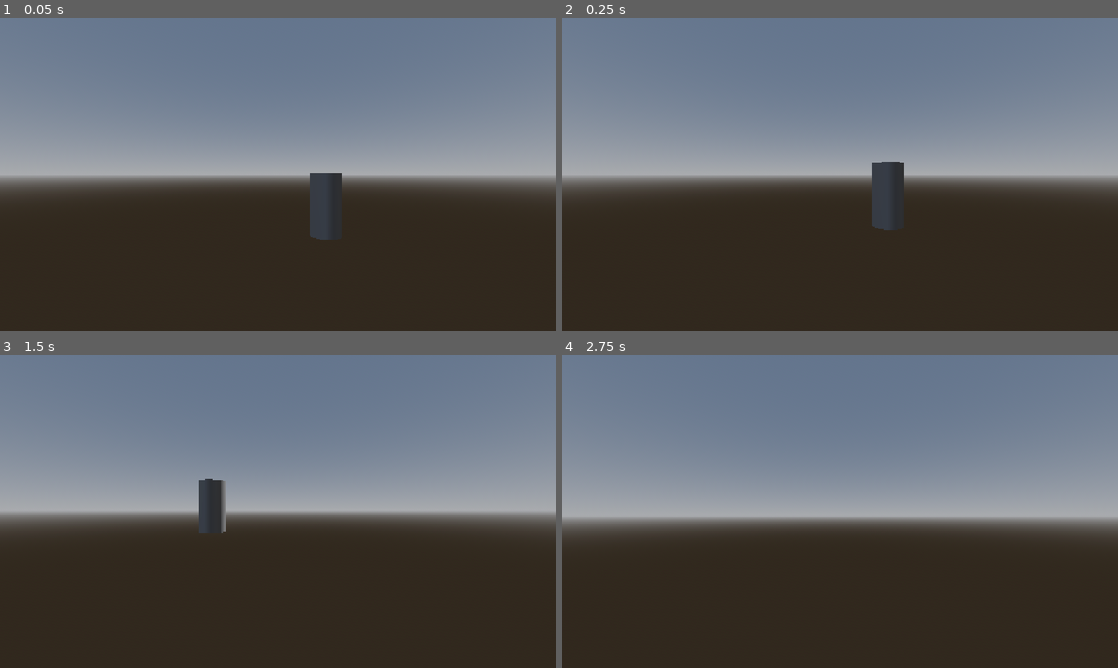
Above: before the commit, frames 1-4 (two rows, left to right).
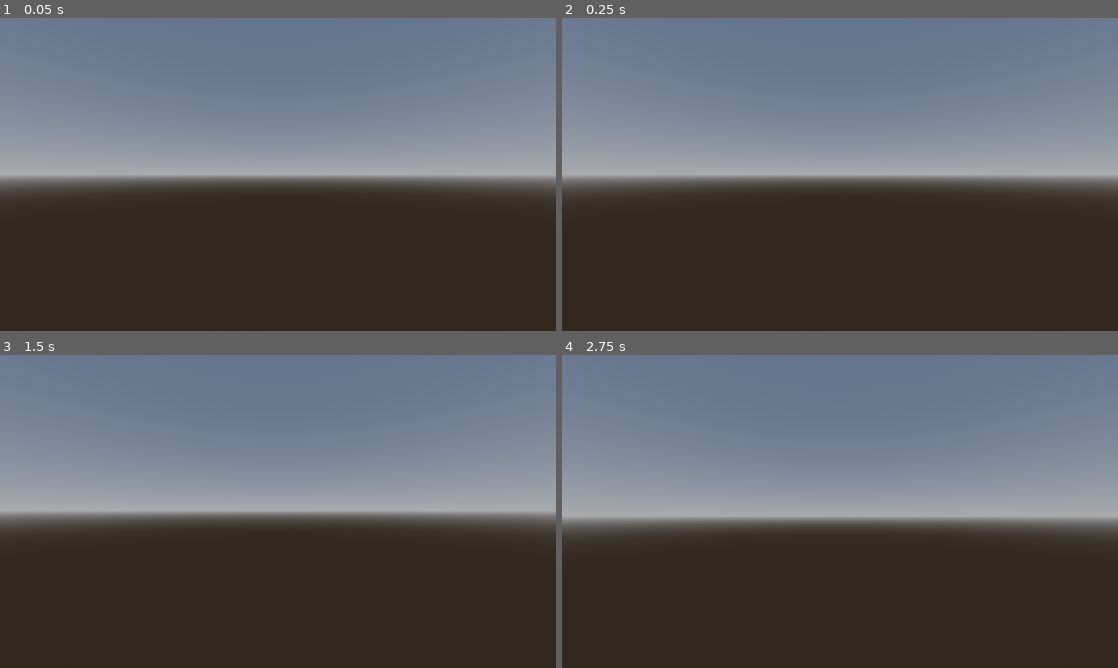
Above: after the commit, the same moments.

Repository: MarioSuper999/Godot_Dih_Mah_Tih
Game: Godot game, scene res://scenes/game.tscn
Same seed, same stepped clock (60 frames per second), same inputs: the game is played once before the commit and once after it.
Inputs (mouse positions are in pixels of both pictures, inside the frame that each line leads up to):
- Up to frame 1 (0.05 s): no input
- Up to frame 2 (0.25 s): no input
- Up to frame 3 (1.5 s): move the mouse to (400, 495) at 0.52 s; hold D (input_right) 0.53-1.28 s; tap Shift (input_sprint) at 0.6, 1.35 s; click (400, 495) at 0.67 s; tap Space (input_jump) at 0.77 s; move the mouse to (250, 511) at 1.27 s; hold W (input_forward) from 1.28 s (still down)
- Up to frame 4 (2.75 s): keep holding W (input_forward); tap Space (input_jump) at 1.52 s; move the mouse to (851, 505) at 2.02 s; tap Shift (input_sprint) at 2.1 s

The runs differ from the first frame. In frame 1, 0.8% of the frame differs, in the area x 55-62%, y 49-71%; in frame 2, 0.9%, in the area x 55-62%, y 46-68%; in frame 3, 0.7%; in frame 4, nothing differs.

Commit message:
ok zwischenstand enemy

Diff:
--- /dev/null
+++ b/scenes/character_body_3d.tscn
@@ -0,0 +1,26 @@
+[gd_scene format=3 uid="uid://d3g4kghutta6l"]
+
+[ext_resource type="Script" uid="uid://cq7j66atqih8i" path="res://scripts/Enemy-Scripts.gd" id="1_cvunv"]
+
+[sub_resource type="StandardMaterial3D" id="StandardMaterial3D_c40bg"]
+albedo_color = Color(0.8949196, 0.24943894, 0.26633763, 1)
+
+[sub_resource type="CapsuleMesh" id="CapsuleMesh_yj7vy"]
+
+[sub_resource type="BoxShape3D" id="BoxShape3D_p8bru"]
+size = Vector3(1, 2, 1)
+
+[node name="CharacterBody3D" type="CharacterBody3D" unique_id=914218358]
+script = ExtResource("1_cvunv")
+
+[node name="MeshInstance3D" type="MeshInstance3D" parent="." unique_id=614507869]
+transform = Transform3D(1, 0, 0, 0, 1, 0, 0, 0, 1, 0, 1, 0)
+material_override = SubResource("StandardMaterial3D_c40bg")
+mesh = SubResource("CapsuleMesh_yj7vy")
+
+[node name="CollisionShape3D" type="CollisionShape3D" parent="." unique_id=1614553570]
+transform = Transform3D(1, 0, 0, 0, 1, 0, 0, 0, 1, 0, 1, 0)
+shape = SubResource("BoxShape3D_p8bru")
+debug_fill = false
+
+[node name="NavigationAgent3D" type="NavigationAgent3D" parent="." unique_id=1404580539]
--- a/scenes/game.tscn
+++ b/scenes/game.tscn
@@ -16,8 +16,6 @@
 
 [sub_resource type="WorldBoundaryShape3D" id="WorldBoundaryShape3D_yj7vy"]
 
-[sub_resource type="CylinderMesh" id="CylinderMesh_yj7vy"]
-
 [node name="Game" type="Node3D" unique_id=1776949651]
 
 [node name="WorldEnvironment" type="WorldEnvironment" parent="." unique_id=998541414]
@@ -34,7 +32,3 @@
 
 [node name="CollisionShape3D" type="CollisionShape3D" parent="StaticBody3D" unique_id=976992545]
 shape = SubResource("WorldBoundaryShape3D_yj7vy")
-
-[node name="MeshInstance3D" type="MeshInstance3D" parent="." unique_id=479322863]
-transform = Transform3D(1, 0, 0, 0, 1, 0, 0, 0, 1, 1.7627835, 1.210145, -6.724827)
-mesh = SubResource("CylinderMesh_yj7vy")
--- a/scripts/Enemy-Scripts.gd
+++ b/scripts/Enemy-Scripts.gd
@@ -1,14 +1,69 @@
-extends Node
+extends CharacterBody3D
+
+@export var base_speed : float = 5.0
+@export var sprint_speed : float = 7.5
+
+@onready var nav_agent = $NavigationAgent3D
+
 var behavioral_attributes := ["normal","lurking","aggressive","semi_random"]
-var actional_attributes := ["venting","checking","running","crawling","climbing"]
+var actional_attributes := ["venting","checking","running","crawling","climbing","sight"]
 var scary_attributes := ["mimicry","paranoia","schizophrenia"]
+var current_attributes := []
 
-var current_behavior : String
-
+var current_behavior : String = behavioral_attributes.pick_random()
+var is_spawned : bool = false
+var has_target : bool = false
+var move_speed : float = 5.0
 
 func _ready() -> void:
-	current_behavior = behavioral_attributes.pick_random()
-
-
+	pass
 func _process(delta: float) -> void:
 	pass
+func _physics_process(delta: float) -> void:
+	if has_target:
+		var current_location = global_transform.origin
+		var next_location = nav_agent.get_next_location()
+		var new_velocity = (next_location - current_location).normalized() * move_speed
+		var rotation_speed : int = 4
+		var direction := global_position.direction_to(next_location)
+		var target_rotation := direction.signed_angle_to(Vector3.MODEL_FRONT, Vector3.DOWN)
+
+		if current_attributes.has("running") and target_in_running_range():
+			move_speed = sprint_speed
+		else:
+			move_speed = base_speed
+		velocity = new_velocity.move_toward(new_velocity, 0.33)
+		if abs(target_rotation - rotation.y) > deg_to_rad(60):
+			rotation_speed *= move_toward(1,5,0.2)
+		rotation.y = move_toward(rotation.y,target_rotation,delta * rotation_speed)
+	move_and_slide()
+
+# pathfinding functions here:
+func update_target_location(target_location):
+	nav_agent.set_target_location(target_location)
+func pathfinding():
+	pass
+func target_in_running_range():
+	pass
+
+# functions for actional attributes here:
+func venting():
+	pass
+func checking():
+	pass
+func running():
+	pass
+func crawling():
+	pass
+func climbing():
+	pass
+func sight():
+	pass
+
+# functions for scary attributes here:
+func mimicry():
+	pass
+func paranoia():
+	pass
+func schizophrenia():
+	pass
--- a/scripts/Movement.gd
+++ b/scripts/Movement.gd
@@ -4,7 +4,6 @@
 @export var can_jump : bool = true
 @export var can_sprint : bool = true
 @export var can_lerp : bool = true
-@export var flashlight_on : bool = true
 @export_group("Speeds")
 @export var base_speed : float = 7.0
 @export var smooth_speed := 17.5
@@ -22,6 +21,7 @@
 var weight_velocity : float = 0.0
 var target_velocity : Vector3
 var smooth_velocity : Vector3
+var flashlight_on : bool = true
 
 @onready var head: Node3D = $Head
 @onready var collider: CollisionShape3D = $Collider
